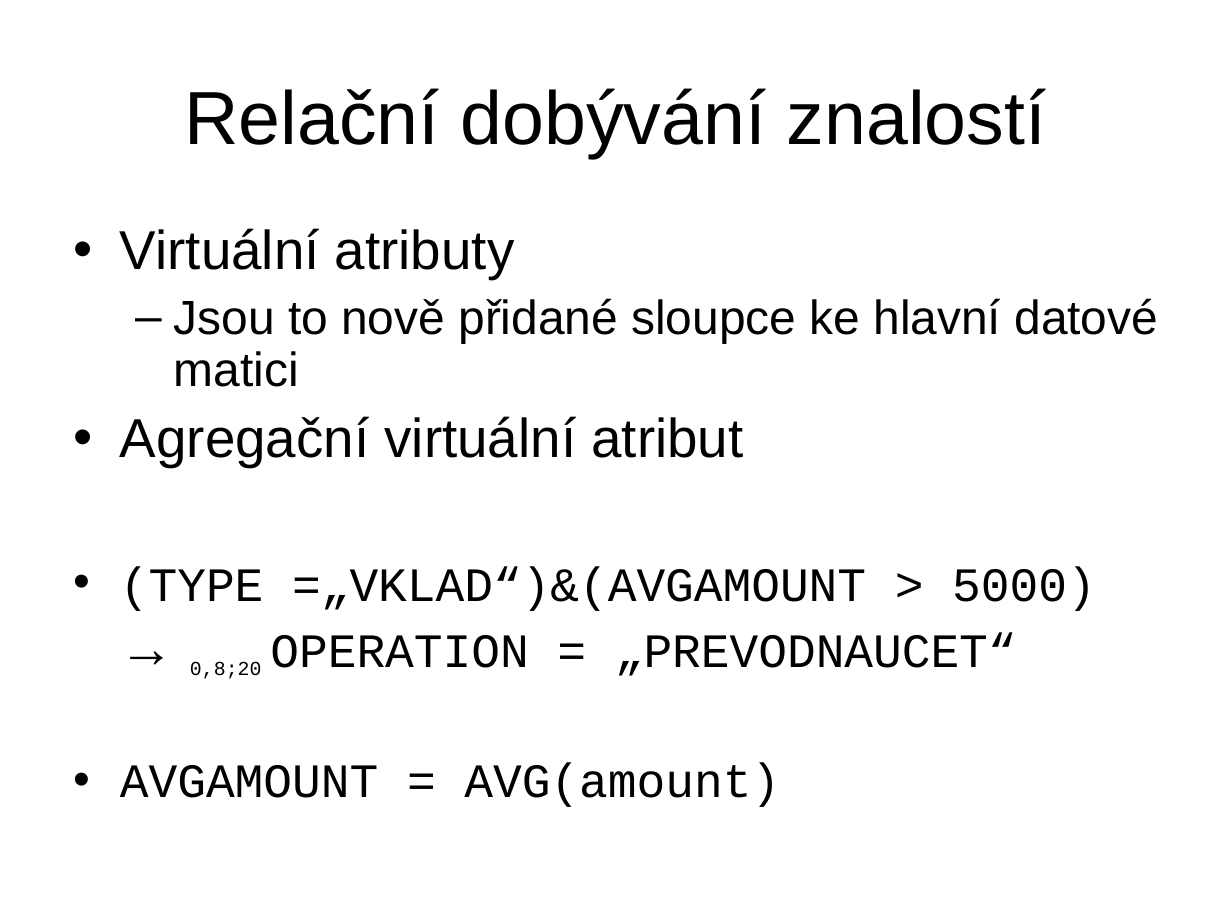
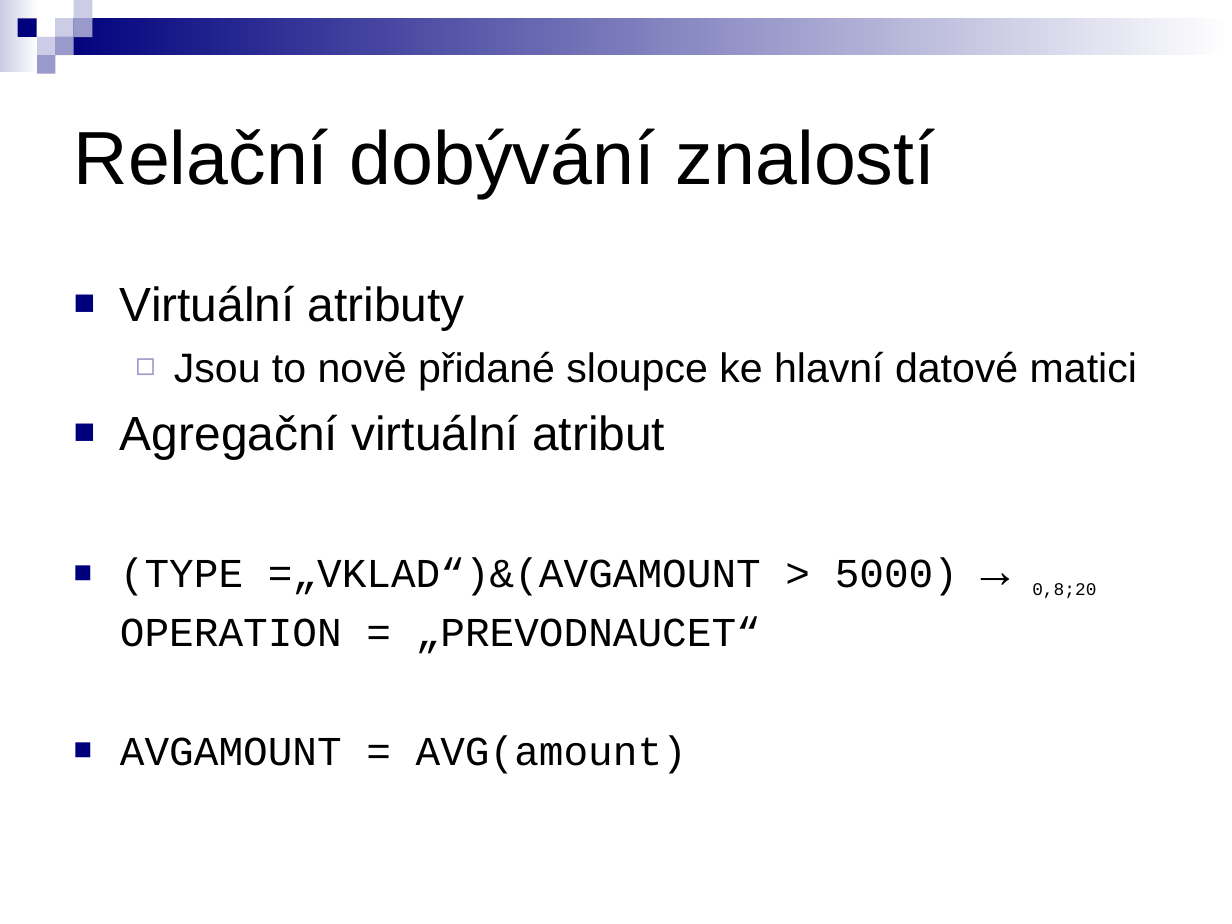
Before and after one commit to michalkovy/ferda, a slide deck: slide 7 of publications/diplomky/kuzmos/Prezentace/Relační GUHA procedury.ppt (slide 8 before the commit). Drawn at 1232x924 pixels with LibreOffice and Linux fonts; fonts in the diff are those of the drawing. Boxes give left, top, right and bottom in pixels: in the first picture for what was removed or moved away, otherwise in the second. Text is boxed around its words. In the diff, an @@ line names an element or a change of style, - is before the commit and + after.

```diff
--- a/publications/diplomky/kuzmos/Prezentace/Relační GUHA procedury.ppt
+++ b/publications/diplomky/kuzmos/Prezentace/Relační GUHA procedury.ppt
@@ group added at (0,0,1232,74): 9 rectangles @@
@@ title "Relační dobývání znalostí": place and size @@
-title "Relační dobývání znalostí" at (185,88,1046,158)
+title "Relační dobývání znalostí" at (74,128,935,198)
@@ title "Relační dobývání znalostí" at (74,128,935,198): alignment centre to left @@
@@ text "Virtuální atributy": place and size @@
-text "Virtuální atributy" at (120,228,1158,807)
+text "Virtuální atributy" at (120,285,1137,774)
@@ text "Virtuální atributy" at (120,285,1137,774): size 32 to 28 pt in "Virtuální atributy", "Agregační virtuální atribut", "→"; size 28 to 24 pt in "Jsou to nově přidané sloupce ke hlavní ...", "(TYPE =„VKLAD“)&(AVGAMOUNT > 5000) OPERATION = „PREVODNAUCET ...", "AVGAMOUNT = AVG(amount)"; size 20 to 18 pt in "0,8;20"; bullet • to ■; line spacing 0.9 to 1; less space between paragraphs; bullet colour #000000 to #00007D; bullet – to ◻; bullet colour #000000 to #9999CC @@
```
Also in this commit, not shown: 15 other slides changed, 1 slide added, 1 slide removed, 14 other files.
